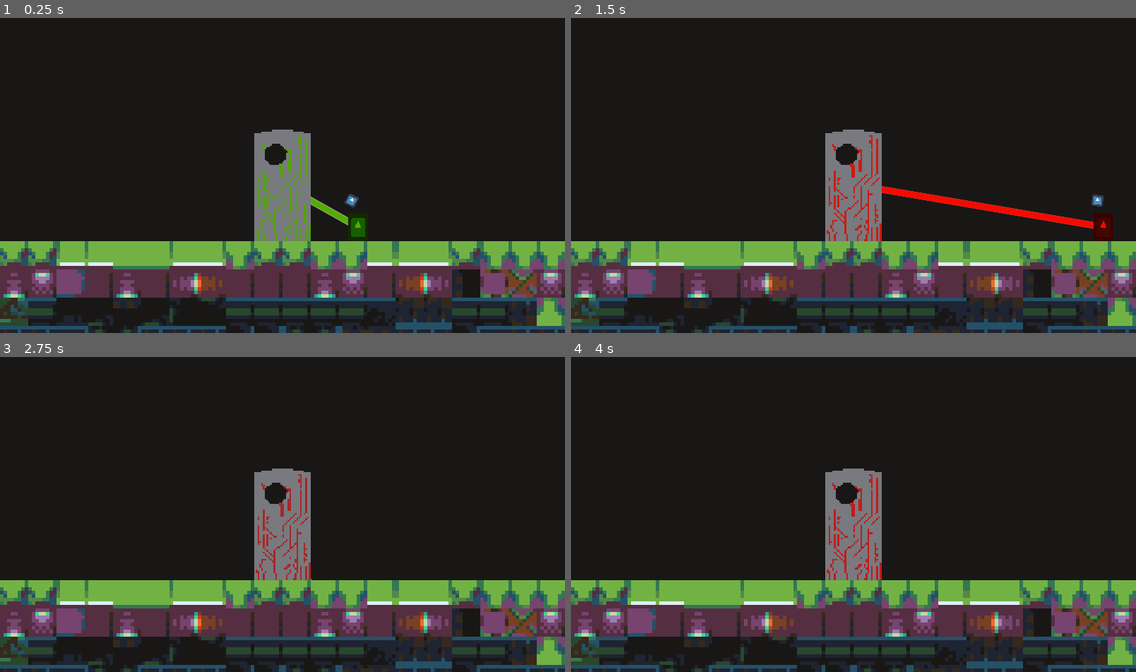
Above: before the commit, frames 1-4 (two rows, left to right).
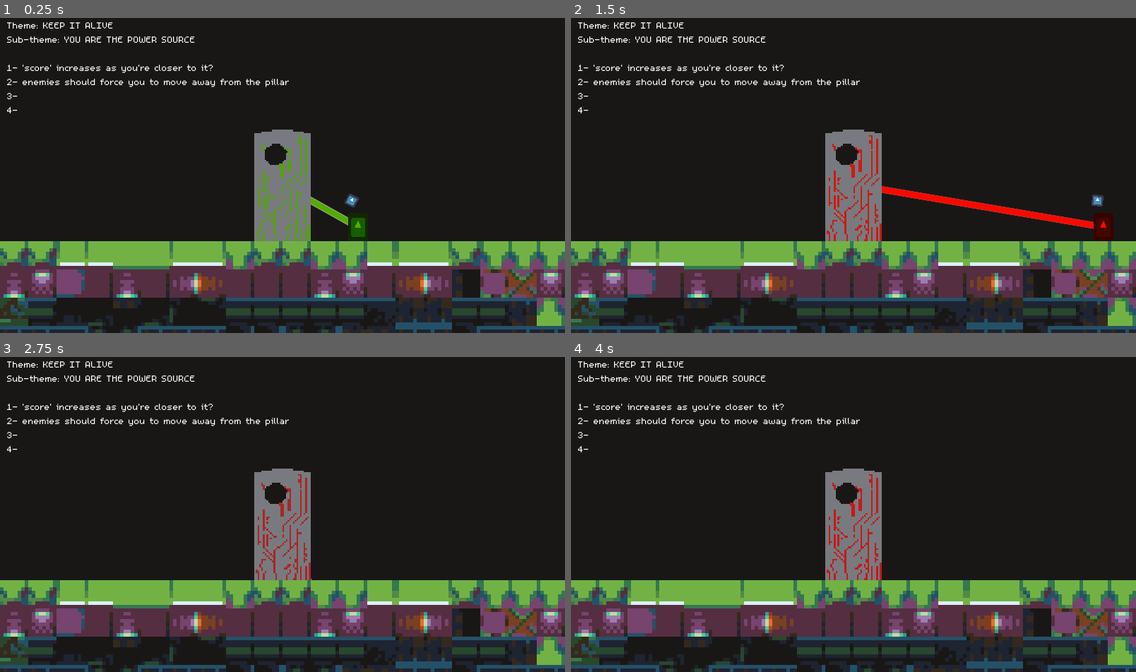
Above: after the commit, the same moments.

Repository: MHillier98/FeedThePillar
Game: Godot game, scene res://Scenes/TestScene.tscn
Two runs of this game, one before a commit and one after it. Both use one fixed random seed, a clock stepped at 60 frames per second and the inputs below. The engine's default icon, where the game draws it, is replaced by a stand-in: a white triangle on a blue panel in a dark square.
Inputs (mouse positions are in pixels of both pictures, inside the frame that each line leads up to):
- Up to frame 1 (0.25 s): no input
- Up to frame 2 (1.5 s): tap Enter at 0.5 s; move the mouse to (977, 159) at 0.52 s; hold D (right) from 0.53 s (still down); tap W (up) at 0.77 s; move the mouse to (740, 191) at 1.27 s
- Up to frame 3 (2.75 s): tap W (up) at 1.52 s; move the mouse to (339, 442) at 2.02 s; release D (right) at 2.03 s; hold A (left) from 2.03 s (still down)
- Up to frame 4 (4 s): move the mouse to (825, 577) at 2.77 s; release A (left) at 2.78 s; hold D (right) from 2.78 s (still down); tap W (up) at 3.02, 3.77 s; tap Space at 3.5 s; move the mouse to (1023, 561) at 3.52 s

The runs differ from the first frame. In frame 1, 1.2% of the frame differs, in the area x 1-52%, y 1-31%; in frame 2, 1.2%; in frame 3, 1.2%; in frame 4, 1.2%.

Commit message:
Added a default font

Diff:
--- /dev/null
+++ b/Resources/m5x7Font.tres
@@ -0,0 +1,6 @@
+[gd_resource type="DynamicFont" load_steps=2 format=2]
+
+[ext_resource path="res://Resources/m5x7.ttf" type="DynamicFontData" id=1]
+
+[resource]
+font_data = ExtResource( 1 )
--- a/Scenes/TestScene.tscn
+++ b/Scenes/TestScene.tscn
@@ -19,6 +19,22 @@
 }
 draw_colour = Color( 0, 1, 0.316667, 1 )
 
+[node name="Label" type="Label" parent="UI"]
+margin_left = 8.0
+margin_top = 4.0
+margin_right = 288.0
+margin_bottom = 145.0
+text = "Theme: KEEP IT ALIVE
+Sub-theme: YOU ARE THE POWER SOURCE
+
+1- 'score' increases as you're closer to it?
+2- enemies should force you to move away from the pillar
+3-
+4- "
+__meta__ = {
+"_edit_use_anchors_": false
+}
+
 [node name="Pillar" parent="." instance=ExtResource( 3 )]
 position = Vector2( 320, 192 )
 scale = Vector2( 2, 2 )
--- a/project.godot
+++ b/project.godot
@@ -29,6 +29,10 @@
 window/vsync/use_vsync=false
 window/stretch/mode="2d"
 window/stretch/aspect="keep"
+
+[gui]
+
+theme/custom_font="res://Resources/m5x7Font.tres"
 
 [importer_defaults]
 
Binary file added: Resources/m5x7.ttf
